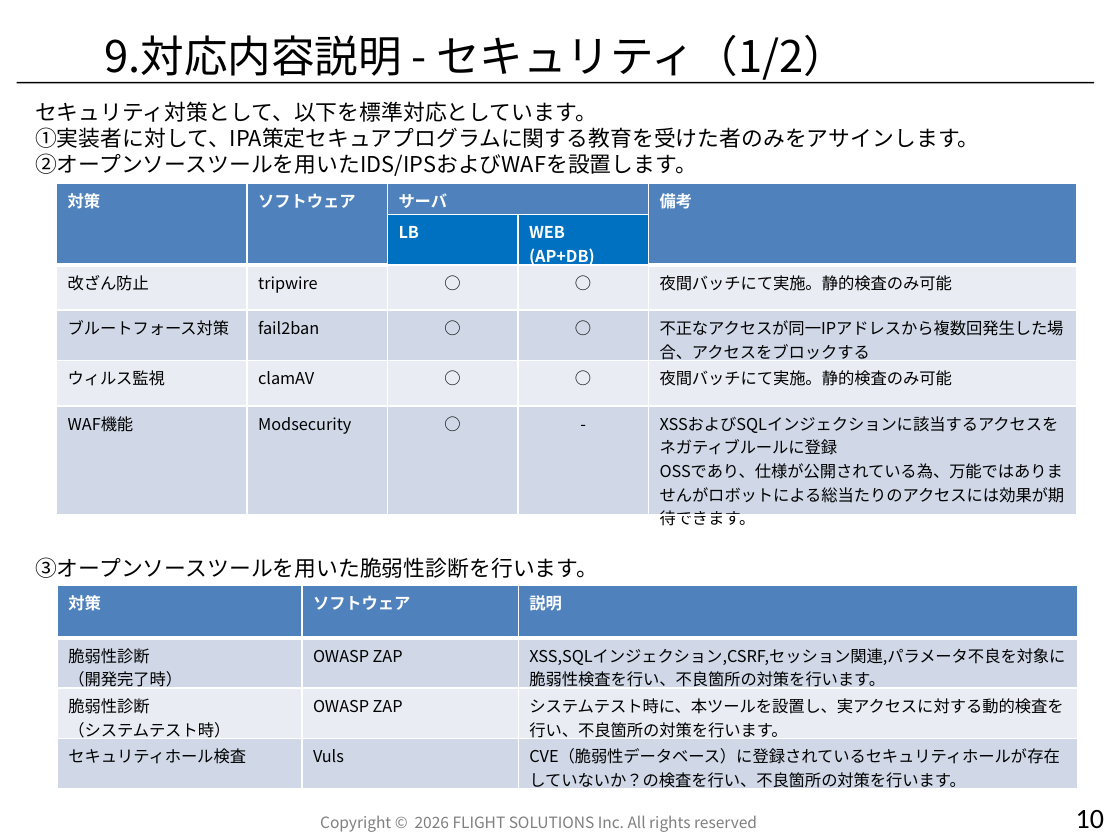
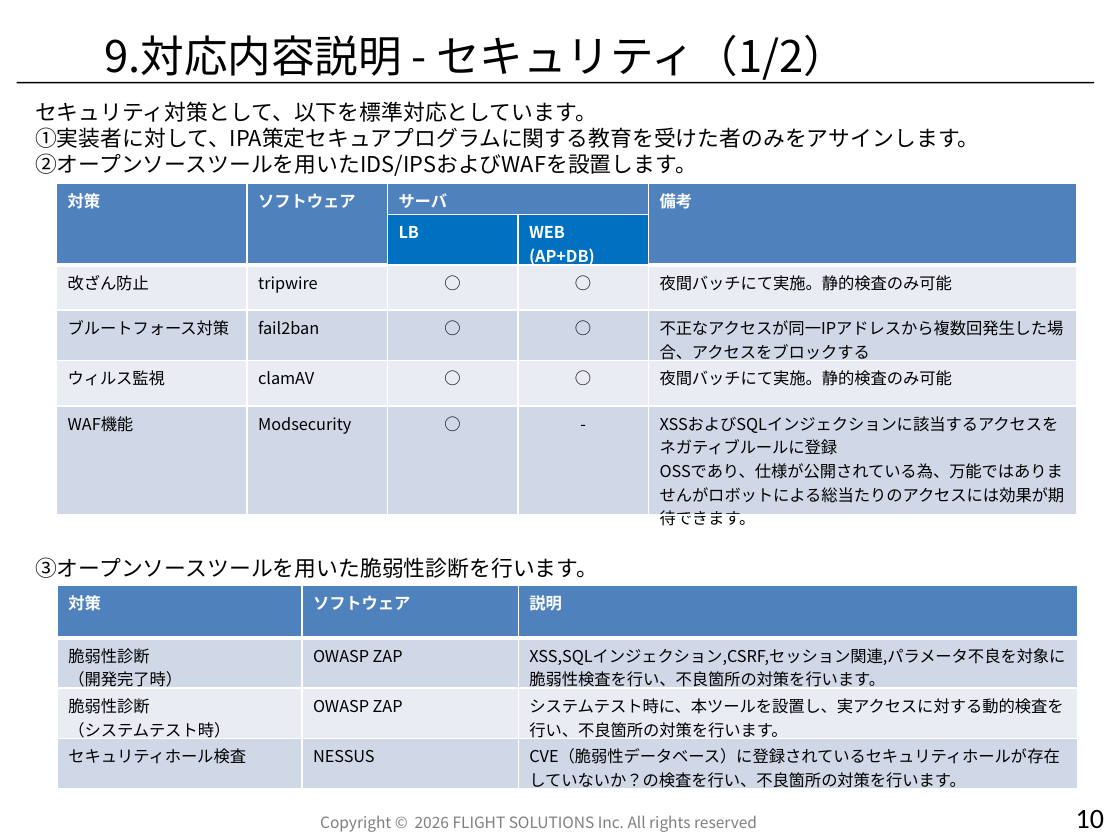
Before and after one commit to kozonoflight/git_tutorial, a slide deck: slide 10 of 要件定義書_非機能要件_20260917_v2.pptx. Drawn at 1120x840 pixels with LibreOffice and Linux fonts; fonts in the diff are those of the drawing; background and template pictures are left out. Boxes give left, top, right and bottom in pixels: in the first picture for what was removed or moved away, otherwise in the second. Text is boxed around its words. In the diff, an @@ line names an element or a change of style, - is before the commit and + after.

```diff
--- a/要件定義書_非機能要件_20260917_v2.pptx
+++ b/要件定義書_非機能要件_20260917_v2.pptx
@@ table at (57, 586, 1076, 796) @@
-row 4, column 2: Vuls
+row 4, column 2: NESSUS
```
Also in this commit, not shown: 4 other slides changed, 1 other file.
